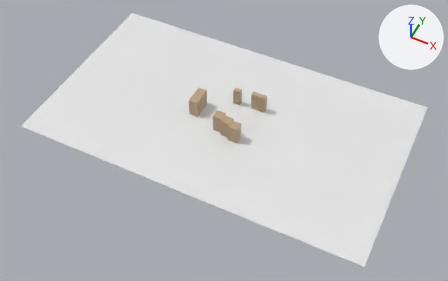
Before and after pictures for a commit that changed the Blender file src/client/assets/gltf/blend/flora_square.blend.
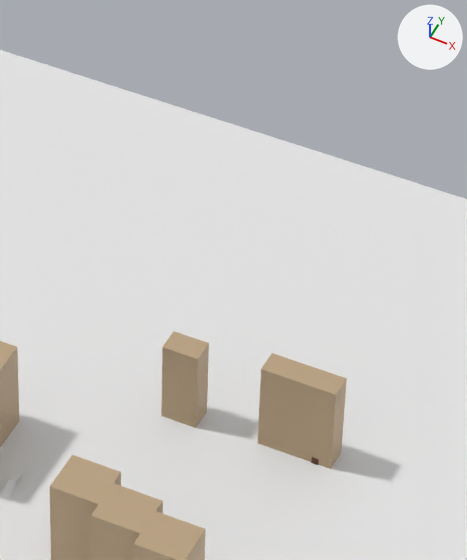
The first picture shows the older version from a camera (50 mm lens) standing at (273.0, -556.0, 642.0) and looking at (10.0, -30.0, -15.0). The close-ups show both versions on the part from 45% to 65% of the width and 9% to 46% of the height of that picture. The lights are fixed; the arrows at upper right show +X, +Y and +Z.

Objects in the first close-up: 'Building 1', 'Building 2', 'Building 3', 'Building 4', 'Building 4.001', 'Building 4.002', 'Ground'.
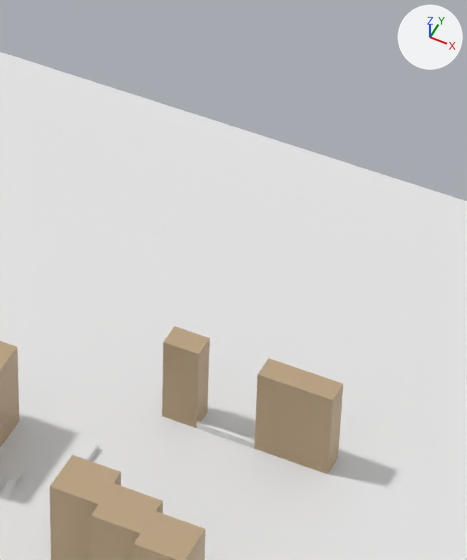
Diff of the bpy script that builds the scene:
```diff
--- a/src/client/assets/gltf/blend/flora_square.blend.py
+++ b/src/client/assets/gltf/blend/flora_square.blend.py
@@ me_cube_012 @@
+me_cube_012.from_pydata(...)  # a box spanning x -1.0..1.0, y -1.0..1.0, z -1.0..1.0
@@ me_cube_011 @@
+me_cube_011.from_pydata(...)  # a box spanning x -1.0..1.0, y -1.0..1.0, z -1.0..1.0
@@ ob_ground @@
 ob_ground = bpy.data.objects.new('Ground', me_cube)
-ob_ground.location = (0.0, 0.0, 0.0)
+ob_ground.location = (0.0, -0.8, 0.0)
 ob_ground.scale = (252.0, -147.0, 0.5)
@@ ob_building_1 @@
 ob_building_1 = bpy.data.objects.new('Building 1', me_cube_001)
-ob_building_1.location = (34.0, 34.6, 14.2)
+ob_building_1.location = (34.0, 32.4, 14.2)
 ob_building_1.scale = (10.7, 3.41, 13.7)
@@ ob_building_3 @@
 ob_building_3 = bpy.data.objects.new('Building 3', me_cube_002)
-ob_building_3.location = (0.9, 32.4, 12.2)
+ob_building_3.location = (1.1, 32.4, 14.1)
 ob_building_3.scale = (5.14, 3.41, 13.7)
@@ ob_cube_003 @@
+ob_cube_003 = bpy.data.objects.new('Cube.003', me_cube_012)
+ob_cube_003.location = (-14.2, 6.9, 1.5)
+ob_cube_003.rotation_euler = (0.0, 0.0, 1.571)  # degrees (0, 0, 90)
+ob_cube_003.scale = (3.27, 0.519, 1.0)
@@ ob_cube_002 @@
+ob_cube_002 = bpy.data.objects.new('Cube.002', me_cube_011)
+ob_cube_002.location = (14.8, 29.5, 1.5)
+ob_cube_002.scale = (8.5, 0.519, 1.0)
```

Location of each change, [x1, y1, x2, y2] in pixels of the close-ups (467 x 560 px):
'Ground', moved: before [0, 50, 467, 560]; after [0, 52, 467, 560]
'Building 1', moved: before [258, 353, 347, 469]; after [254, 358, 343, 474]
'Building 3', moved: before [161, 331, 209, 428]; after [162, 326, 210, 428]
'Cube.002', added: after [197, 421, 255, 448]
'Cube.003', added: after [84, 443, 98, 461]
